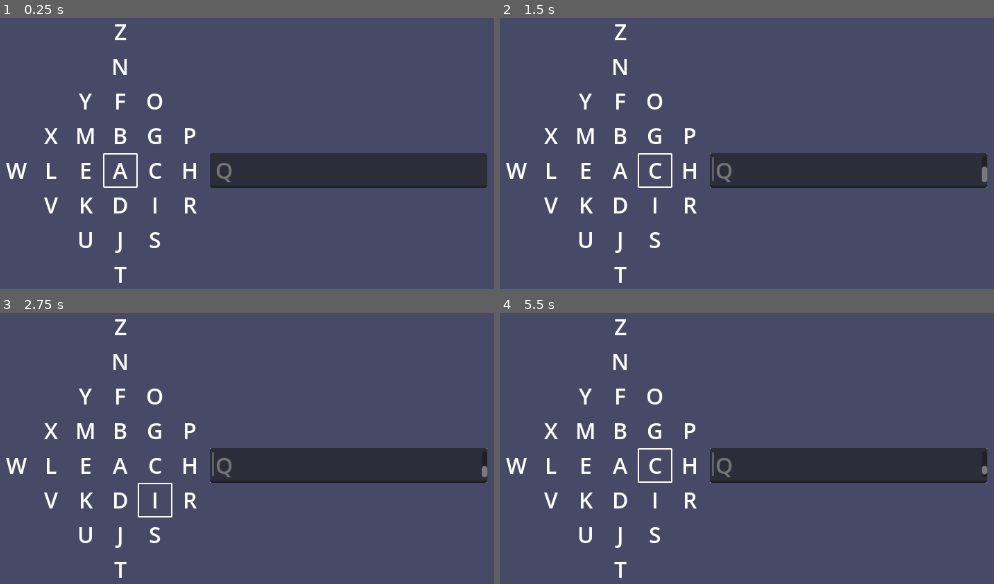
Above: before the commit, frames 1-4 (two rows, left to right).
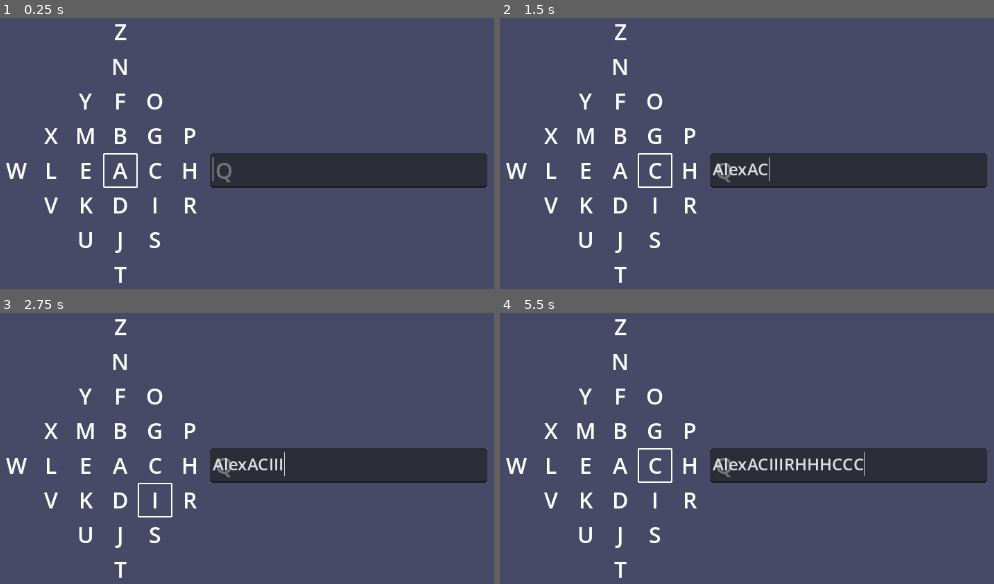
Above: after the commit, the same moments.

Repository: zoeesilcock/tetra_type
Game: Godot game, scene res://main.tscn
Two runs of this game, one before a commit and one after it. Both use one fixed random seed, a clock stepped at 60 frames per second and the inputs below.
Inputs (mouse positions are in pixels of both pictures, inside the frame that each line leads up to):
- Up to frame 1 (0.25 s): no input
- Up to frame 2 (1.5 s): click (850, 169) at 0.52 s; type "Alex" at 0.6 s; tap Enter (ui_accept) at 1.25 s; move the mouse to (934, 148) at 1.27 s; hold Right (ui_right) from 1.28 s (still down); hold Enter (ui_accept) from 1.28 s (still down); click (934, 148) at 1.42 s
- Up to frame 3 (2.75 s): move the mouse to (98, 489) at 2.02 s; release Right (ui_right) at 2.03 s; release Enter (ui_accept) at 2.03 s; hold Down (ui_down) from 2.03 s (still down); tap Enter (ui_accept) at 2.1, 2.27, 2.57 s
- Up to frame 4 (5.5 s): move the mouse to (840, 367) at 2.77 s; release Down (ui_down) at 2.78 s; hold Right (ui_right) 2.78-3.53 s; hold Enter (ui_accept) 2.78-3.53 s; move the mouse to (722, 554) at 3.52 s; hold Up (ui_up) 3.53-4.28 s; tap Enter (ui_accept) at 3.6, 3.77, 4.07, 5.1, 5.27 s; click (722, 554) at 3.67 s; move the mouse to (outside the picture) at 4.27 s; hold Enter (ui_accept) 4.28-5.03 s; hold Left (ui_left) from 4.28 s (still down); move the mouse to (519, 397) at 5.02 s

The runs differ from the first frame. In frame 1, less than 0.1% of the frame differs, in the area x 42-99%, y 49-63%; in frame 2, 0.4%; in frame 3, 0.4%; in frame 4, 0.8%, in the area x 42-99%, y 51-61%.

Commit message:
Trigger keyboard events

Diff:
--- a/tetra_board.gd
+++ b/tetra_board.gd
@@ -7,6 +7,7 @@
 var cursor : Panel
 var keys : Dictionary
 var current_position : Vector2
+var viewport : Viewport
 
 const FIRST_LETTER = 65
 const LAST_LETTER = 90
@@ -19,6 +20,8 @@
 ]
 
 func _ready() -> void:
+	viewport = get_viewport()
+
 	_create_keys()
 	_create_cursor()
 
@@ -37,7 +40,12 @@
 		motion = Vector2.DOWN
 
 	if motion != Vector2.ZERO:
+		viewport.set_input_as_handled()
 		_set_cursor_position(current_position + motion)
+
+	if event.is_action_pressed("ui_accept"):
+		viewport.set_input_as_handled()
+		_trigger_current_key()
 
 func _create_cursor() -> void:
 	cursor = cursor_scene.instantiate()
@@ -47,6 +55,18 @@
 	if keys.has(cursor_position):
 		current_position = cursor_position
 		cursor.position = keys[current_position].position
+
+func _get_current_key() -> TetraKey:
+	return keys[current_position]
+
+func _trigger_current_key() -> void:
+	var current_key : TetraKey = _get_current_key()
+	var event : InputEventKey = InputEventKey.new()
+
+	event.pressed = true
+	event.unicode = current_key.keycode
+
+	Input.parse_input_event(event)
 
 func _create_keys() -> void:
 	var board_position : Vector2 = Vector2.ZERO
@@ -61,7 +81,7 @@
 				return
 
 			# Add the key.
-			_add_key(char(letter_code), board_position)
+			_add_key(letter_code, board_position)
 			letter_code += 1
 
 			# Calculate next position.
@@ -90,8 +110,8 @@
 			direction = 0
 			distance += 1
 
-func _add_key(letter : String, board_position : Vector2) -> void:
-	var key : TetraKey = _create_key(letter)
+func _add_key(letter_code : int, board_position : Vector2) -> void:
+	var key : TetraKey = _create_key(letter_code)
 	var key_size : Vector2 = key.custom_minimum_size
 	var key_position : Vector2 = (board_position * key_size) + key_size * 2
 
@@ -99,8 +119,8 @@
 	key.position = key_position
 	keys[board_position] = key
 
-func _create_key(letter : String) -> TetraKey:
+func _create_key(letter_code : int) -> TetraKey:
 	var key : TetraKey = key_scene.instantiate()
-	key.label.text = letter
-
+	key.label.text = char(letter_code)
+	key.keycode = letter_code
 	return key
--- a/tetra_key.gd
+++ b/tetra_key.gd
@@ -2,3 +2,4 @@
 extends Control
 
 @export var label : Label
+@export var keycode : int
--- /dev/null
+++ b/ui.gd
@@ -0,0 +1,6 @@
+extends CanvasLayer
+
+@export var text_input : TextEdit
+
+func _ready() -> void:
+	text_input.grab_focus()
--- a/ui.tscn
+++ b/ui.tscn
@@ -1,8 +1,11 @@
-[gd_scene load_steps=2 format=3 uid="uid://cjut61nfnd8hn"]
+[gd_scene load_steps=3 format=3 uid="uid://cjut61nfnd8hn"]
 
 [ext_resource type="PackedScene" uid="uid://cnbfe8lu1srk2" path="res://tetra_board.tscn" id="1_51t4k"]
+[ext_resource type="Script" path="res://ui.gd" id="1_mks2r"]
 
-[node name="UI" type="CanvasLayer"]
+[node name="UI" type="CanvasLayer" node_paths=PackedStringArray("text_input")]
+script = ExtResource("1_mks2r")
+text_input = NodePath("HBoxContainer/TextEdit")
 
 [node name="HBoxContainer" type="HBoxContainer" parent="."]
 anchors_preset = 8
